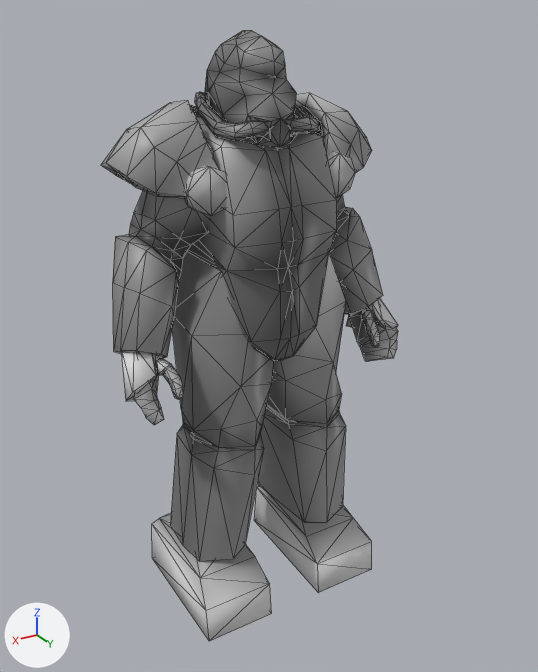
Two versions of the COLLADA model modelsource/powerarmor/fo4_t51.dae, one commit apart.
Rendered twice from a camera (50 mm lens) standing at (7.17, 12.77, 11.97) and looking at (-0.06, 0.74, 5.95). The lights are fixed; the arrows at lower left show +X, +Y and +Z. Mesh edges are drawn as thin lines.

The first picture shows 'remesh'.
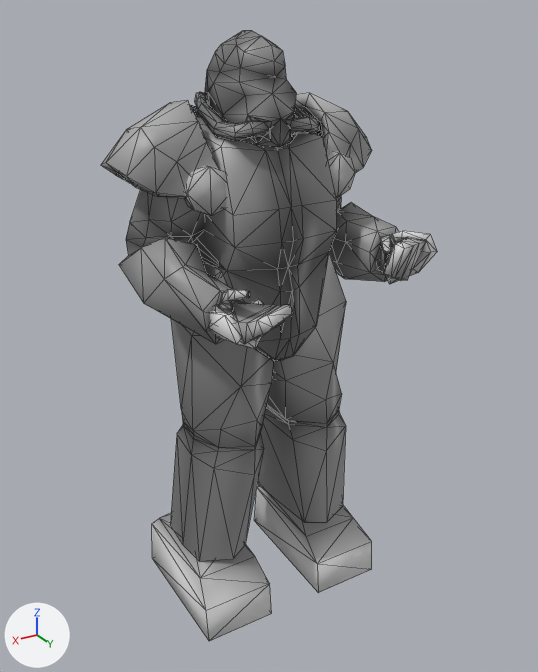
Location of each change, [x1, y1, x2, y2] in pixels of the pictures (538 x 672 px; the box of a moved part takes in the faces that stretch with it):
'remesh', reshaped (13% wider)
    before: [101, 30, 398, 641]
    after: [101, 30, 437, 641]
part 1 of me_cube_019, moved or reshaped
    before: [121, 352, 156, 401]
    after: [209, 299, 263, 349]
part 2 of me_cube_019, moved or reshaped
    before: [316, 133, 398, 361]
    after: [329, 196, 437, 284]
part 3 of me_cube_019, moved or reshaped
    before: [113, 142, 213, 425]
    after: [119, 145, 293, 344]

The change, as a list of edits to the scene's bpy script:
```text
Change me_cube_019:
    used by ob_remesh; location = (0.0, 0.0, 0.0); rotation_euler = (0.0, 0.0, 0.000963), in degrees (0, 0, 0.1)
    remove me_cube_019.from_pydata(...)  # 992 vertices, 1893 faces; spans x -3.17..3.17, y -1.92..1.97, z -0.06..11.73
    add me_cube_019.from_pydata(...)  # 992 vertices, 1893 faces; spans x -2.85..2.85, y -1.92..3.44, z -0.06..11.73
    me_cube_019 part 1: the loose piece of 20 vertices spanning x 2.3..3.17, y 0.15..1.2, z 5.4..6.37 is multiplied about its middle by the matrix ((0.229, 0.657, 0.718), (0.336, 0.639, -0.692), (-0.914, 0.399, -0.074)), then moved by (-1.16, 1.68, 1.27)
    me_cube_019 part 2: 152 of 992 vertices moved; they spanned x -3.17..-1.01, y -0.8..1.49, z 4.85..9.83 and now span x -2.73..-0.94, y -0.83..3.06, z 6.94..9.79; mean shift (0.44, 0.97, 1.34); largest move (-2.82, 1.44, 5.06) -> (-1.45, 3.06, 8.2)
    me_cube_019 part 3: 133 of 992 vertices moved; they spanned x 1.01..3.09, y -0.8..1.49, z 4.85..10.06 and now span x 0.9..2.75, y -0.86..3.44, z 6.67..10.06; mean shift (-0.53, 1.01, 0.99); largest move (2.58, 0.9, 4.85) -> (0.94, 3.17, 7.46)
```
